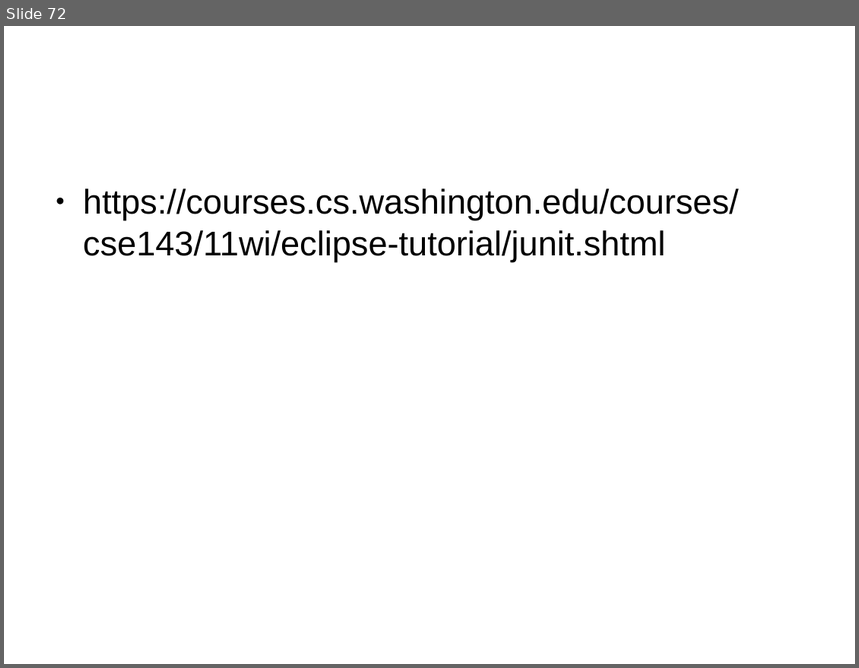
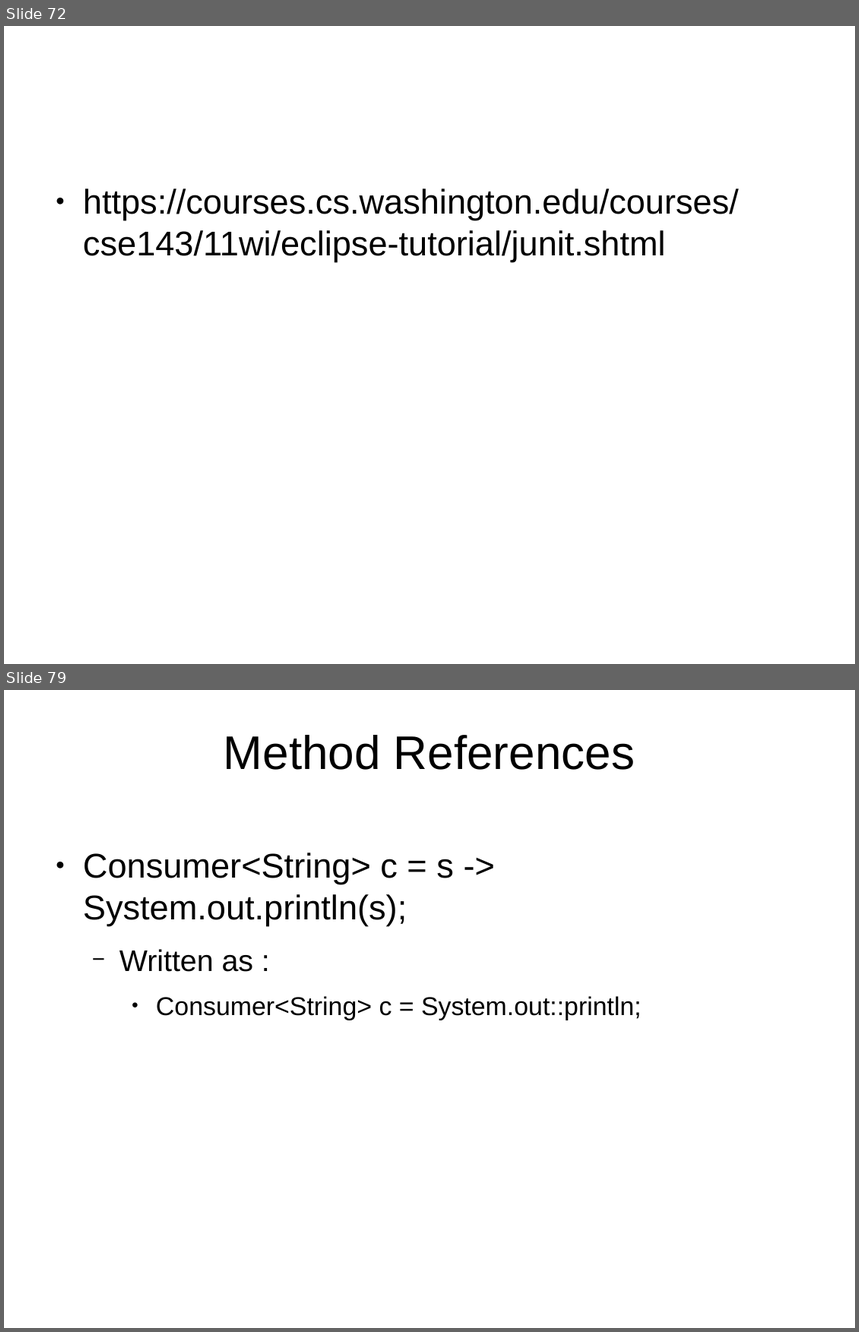
Before and after one commit to shikha-desai/Internship_PreWork, a slide deck: Java/Java_Notes.odp. Shown one above the other, each under a label of ours: slide 72 before the commit, slides 72 and 79 after it; the slides between them are not shown. The pictures are 859x668 and 859x1332 pixels, drawn with LibreOffice and Linux fonts; fonts in the diff are those of the drawing; background and template pictures are left out. Boxes give left, top, right and bottom in pixels: in the first picture for what was removed or moved away, otherwise in the second. Text is boxed around its words. In the diff, an @@ line names an element or a change of style, - is before the commit and + after.

```diff
--- a/Java/Java_Notes.odp
+++ b/Java/Java_Notes.odp
@@ slide 79 added at (4,690,855,1328), background picture (left out) @@
@@ title added at (224,735,635,770), 44 pt, text #000000 @@
+Method References
@@ text added at (83,853,642,1020), 32 pt, text #000000 @@
+● Consumer<String> c = s -> System.out.println(s);
+  − Written as :
+    ● Consumer<String> c = System.out::println;
```
Also in this commit, not shown: 9 other slides added, 1 other file.
